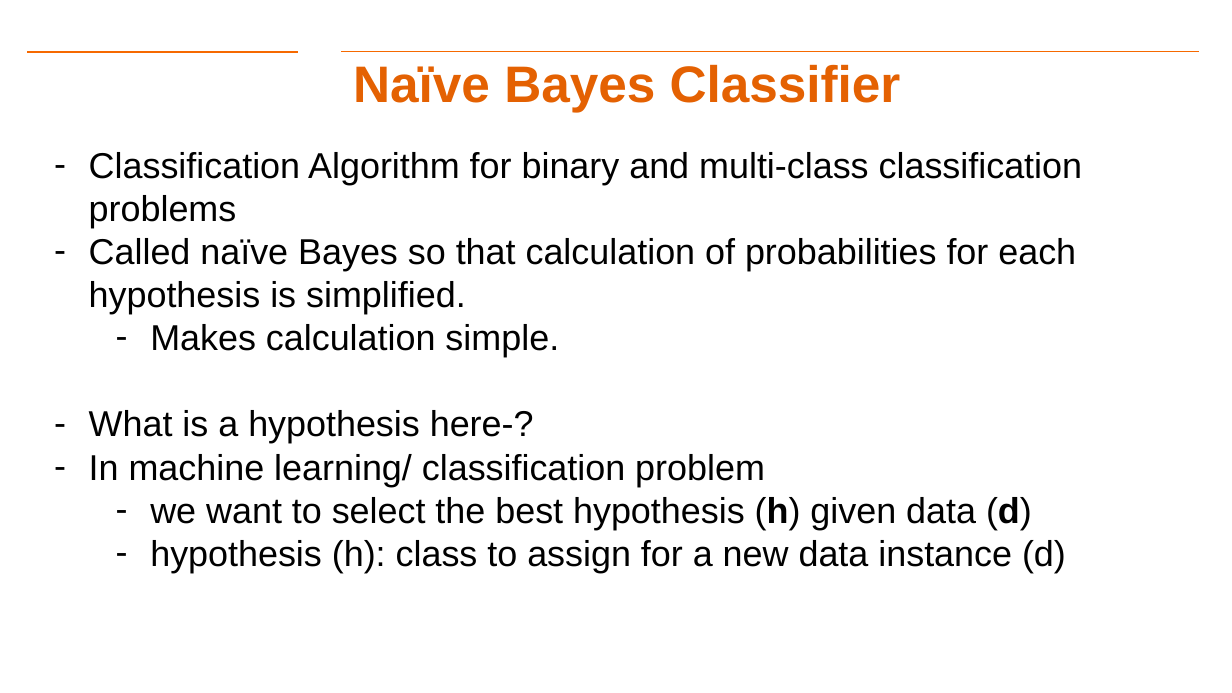
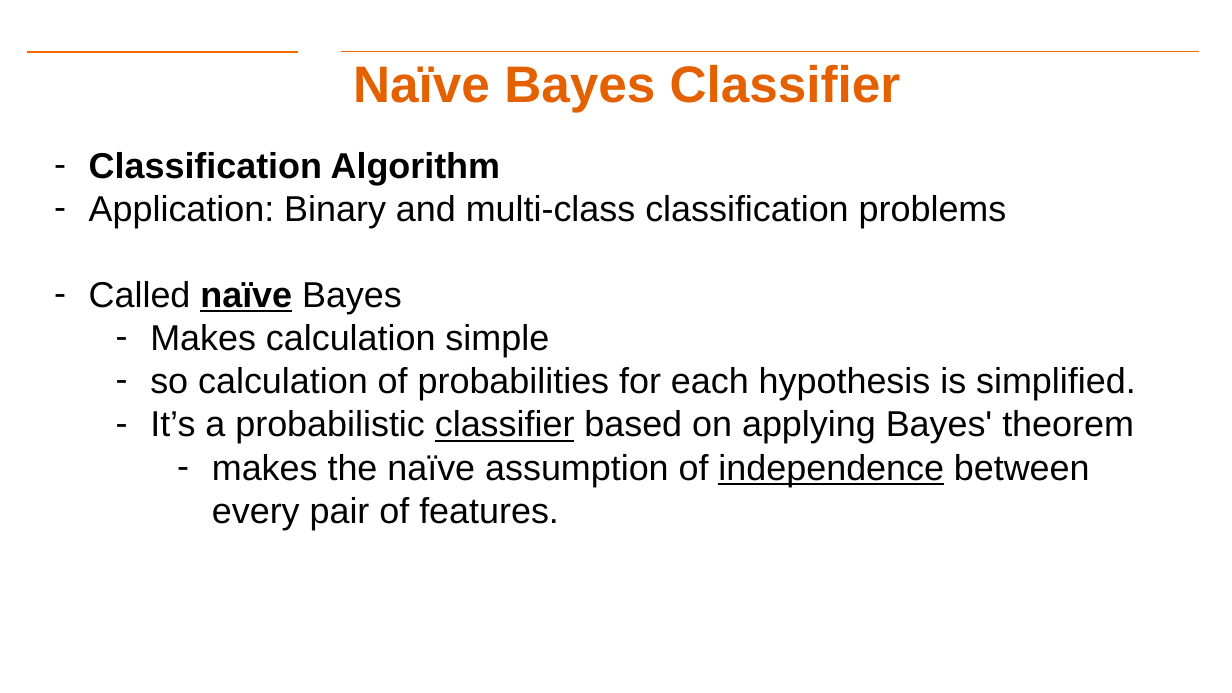
Before and after one commit to aiforsec/RIT-DSCI-633-FDS, a slide deck: slide 25 of Syllabus/Lecture02/Lec02.pptx. Drawn at 1232x693 pixels with LibreOffice and Linux fonts; fonts in the diff are those of the drawing; background and template pictures are left out. Boxes give left, top, right and bottom in pixels: in the first picture for what was removed or moved away, otherwise in the second. Text is boxed around its words. In the diff, an @@ line names an element or a change of style, - is before the commit and + after.

```diff
--- a/Syllabus/Lecture02/Lec02.pptx
+++ b/Syllabus/Lecture02/Lec02.pptx
@@ text at (89,152,1136,530): text changed @@
-– Classification Algorithm for binary and multi-class classification problems
-– Called naïve Bayes so that calculation of probabilities for each hypothesis is simplified.
-  – Makes calculation simple.
-– What is a hypothesis here-?
-– In machine learning/ classification problem
-  – we want to select the best hypothesis (h) given data (d)
-  – hypothesis (h): class to assign for a new data instance (d)
+– Classification Algorithm
+– Application: Binary and multi-class classification problems
+– Called naïve Bayes
+  – Makes calculation simple
+  – so calculation of probabilities for each hypothesis is simplified.
+  – It’s a probabilistic classifier based on applying Bayes' theorem
+    – makes the naïve assumption of independence between every pair of features.
```
Also in this commit, not shown: 14 other slides changed, 7 slides added, 1 slide removed, 3 other files.
